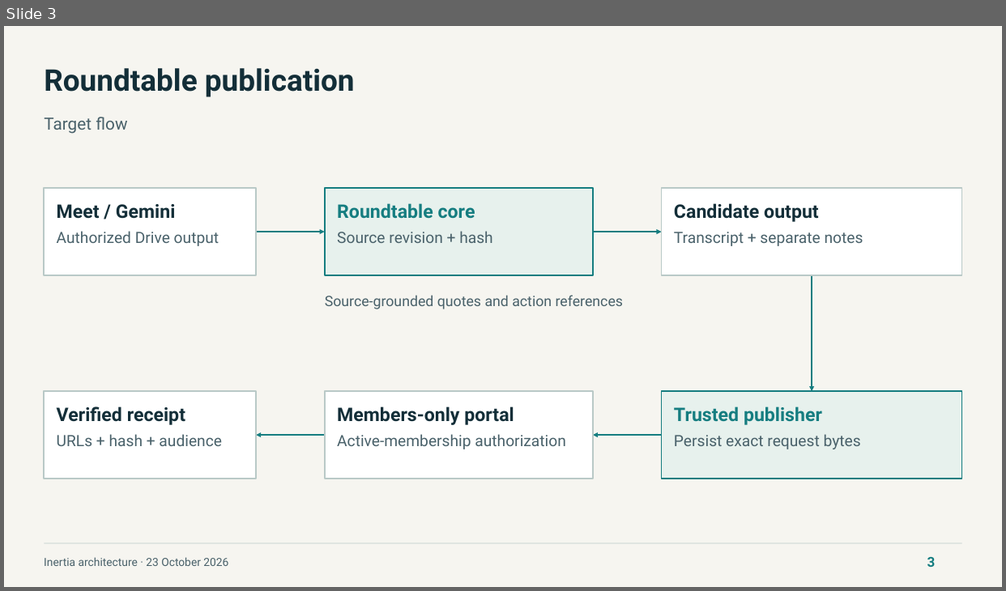
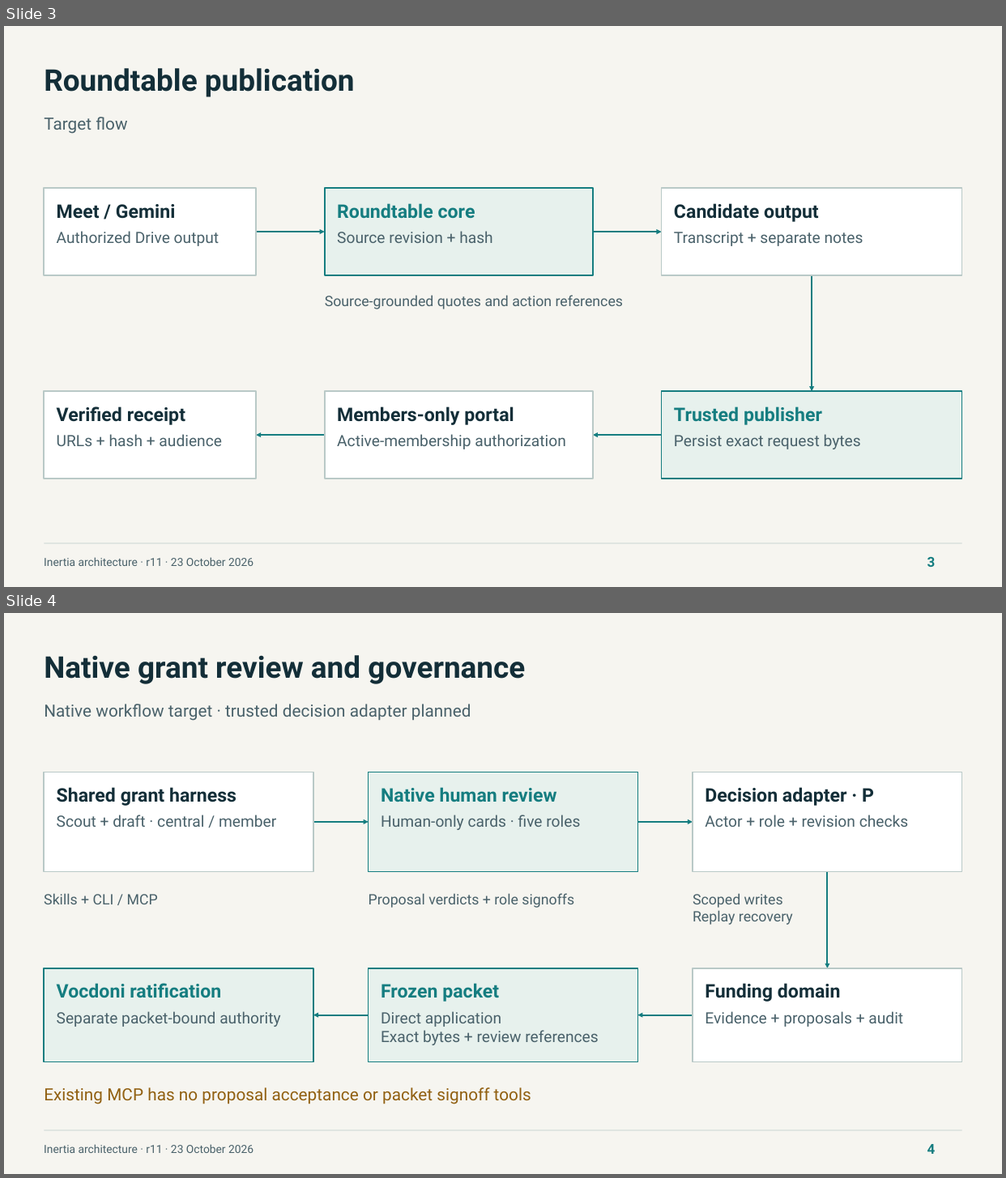
Before and after one commit to NetRxn/Inertia, a slide deck: Inertia-Architecture.pptx. Shown one above the other, each under a label of ours: slide 3 before the commit, slides 3 and 4 after it. The pictures are 1006x591 and 1006x1178 pixels, drawn with LibreOffice and Linux fonts; fonts in the diff are those of the drawing. Boxes give left, top, right and bottom in pixels: in the first picture for what was removed or moved away, otherwise in the second. Text is boxed around its words. In the diff, an @@ line names an element or a change of style, - is before the commit and + after.

Commit message:
docs: clarify native Paperclip grant workflow and human review architecture

```diff
--- a/Inertia-Architecture.pptx
+++ b/Inertia-Architecture.pptx
@@ slide 4 added at [4,613,1002,1174], background #F6F5F0 @@
@@ text added at [44,655,525,684], 36 pt, text #132E38, bold @@
+Native grant review and governance
@@ text added at [44,704,471,721], 20.2 pt, text #49616A @@
+Native workflow target · trusted decision adapter planned
@@ rectangle added at [44,773,313,872], fill #FFFFFF, outline #B9C9C7 1.5 pt @@
@@ rectangle added at [368,773,637,872], fill #E7F1ED, outline #157D80 1.5 pt @@
@@ rectangle added at [692,773,961,872], fill #FFFFFF, outline #B9C9C7 1.5 pt @@
@@ text added at [57,787,236,806], 22.5 pt, text #132E38, bold @@
+Shared grant harness
@@ text added at [381,787,557,803], 22.5 pt, text #157D80, bold @@
+Native human review
@@ text added at [705,787,874,806], 22.5 pt, text #132E38, bold @@
+Decision adapter · P
@@ text added at [57,815,276,827], 18.8 pt, text #49616A @@
+Scout + draft · central / member
@@ arrow added from (313, 822) to (368, 822), #157D80 1.88 pt @@
@@ text added at [381,815,580,830], 18.8 pt, text #49616A @@
+Human-only cards · five roles
@@ arrow added from (637, 822) to (692, 822), #157D80 1.88 pt @@
@@ text added at [705,815,909,827], 18.8 pt, text #49616A @@
+Actor + role + revision checks
@@ arrow added from (827, 871) to (827, 969), #157D80 1.88 pt @@
@@ text added at [44,893,158,905], 17.2 pt, text #49616A @@
+Skills + CLI / MCP
@@ text added at [368,893,574,908], 17.2 pt, text #49616A @@
+Proposal verdicts + role signoffs
@@ text added at [692,893,793,925], 17.2 pt, text #49616A @@
+Scoped writes
+Replay recovery
@@ rectangle added at [44,969,313,1062], fill #E7F1ED, outline #157D80 1.5 pt @@
@@ rectangle added at [368,969,637,1062], fill #E7F1ED, outline #157D80 1.5 pt @@
@@ rectangle added at [692,969,961,1062], fill #FFFFFF, outline #B9C9C7 1.5 pt @@
@@ text added at [57,983,221,999], 22.5 pt, text #157D80, bold @@
+Vocdoni ratification
@@ text added at [381,983,499,1002], 22.5 pt, text #157D80, bold @@
+Frozen packet
@@ text added at [705,983,841,1002], 22.5 pt, text #132E38, bold @@
+Funding domain
@@ text added at [57,1012,280,1027], 18.8 pt, text #49616A @@
+Separate packet-bound authority
@@ arrow added from (368, 1016) to (313, 1016), #157D80 1.88 pt @@
@@ text added at [381,1012,598,1046], 18.8 pt, text #49616A @@
+Direct application
+Exact bytes + review references
@@ arrow added from (692, 1016) to (637, 1016), #157D80 1.88 pt @@
@@ text added at [705,1012,903,1027], 18.8 pt, text #49616A @@
+Evidence + proposals + audit
@@ text added at [44,1088,531,1105], 20.2 pt, text #916011 @@
+Existing MCP has no proposal acceptance or packet signoff tools
@@ text added at [44,1144,253,1153], 13.5 pt, text #49616A @@
+Inertia architecture · r11 · 23 October 2026
@@ line added from (44, 1131) to (961, 1131), #B9C9C7 0.75 pt @@
@@ text added at [927,1144,936,1154], 16.5 pt, text #157D80, bold @@
+4
@@ slide 3 changed as well @@
@@ text at [44,557,253,566]: text changed @@
-Inertia architecture · 23 October 2026
+Inertia architecture · r11 · 23 October 2026
```
Also in this commit, not shown: 6 other slides changed, 1 slide removed, 14 other files.
